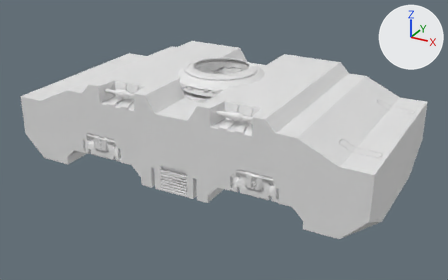
A saved change to the Blender file BasicSht/TutorialSht/31Mar2025.blend.
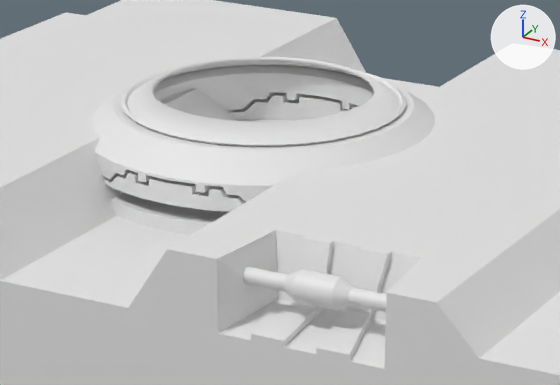
There are two pictures of each version: one whole from a 50 mm camera at (6.25, -11.25, 8.06) aimed at (0.17, -0.19, 2.53), one close up on the part from 35% to 66% of the width and 15% to 50% of the height. The lights are fixed; the arrows at upper right show +X, +Y and +Z.
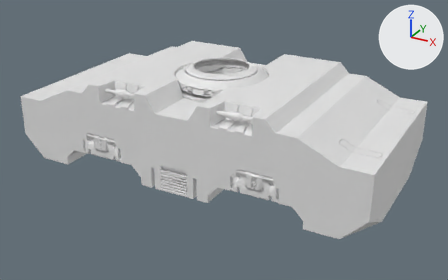
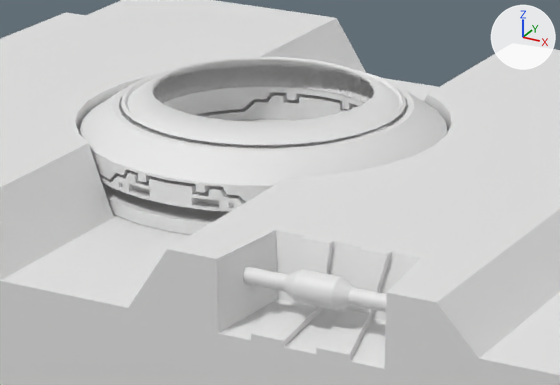
Changed parts and their boxes [x1, y1, x2, y2] in the close-ups (560 x 385 px):
'Cube_slice', modifiers changed: [0, 0, 560, 385] in both
'Cylinder.003', reshaped, modifiers changed (7% wider): before [92, 66, 435, 235]; after [79, 66, 447, 235]
'Cylinder.005', added: after [119, 66, 408, 148]
part 1 of me_cylinder_003, built on: [113, 66, 414, 150] in both

Patch to the scene script:
```diff
--- a/BasicSht/TutorialSht/31Mar2025.blend.py
+++ b/BasicSht/TutorialSht/31Mar2025.blend.py
@@ me_cylinder_003 @@
 # used by ob_cylinder_003; location = (0.0, 0.0, 3.871); scale = (2.0, 2.0, 1.4)
-me_cylinder_003.from_pydata(...)  # 320 vertices, 290 faces; spans x -0.5..0.5, y -0.5..0.5, z -0.15..0.15
+me_cylinder_003.from_pydata(...)  # 448 vertices, 418 faces; spans x -0.5..0.5, y -0.5..0.5, z -0.15..0.15
+# me_cylinder_003 part 1
+# 32 faces are deleted
+# 32 vertices in x -0.332..0.332, y -0.332..0.332, z 0.13 move by (0.0, 0.0, -0.056)
+# 32 vertices move from x -0.352..0.352, y -0.352..0.352, z 0.15 to x -0.393..0.393, y -0.393..0.393, z 0.15
+# 64 vertices are added at x -0.38..0.38, y -0.38..0.38, z 0.09..0.134
+# 36 new vertices lie (0.008, -0.004, -0.014) away from vertices in x -0.38..0.373, y -0.38..0.373, z 0.09..0.134
+# 13 new vertices lie (0.008, -0.003, -0.014) away from vertices in x -0.351..0.338, y -0.319..0.38, z 0.09..0.134
+# 9 new vertices lie (0.009, -0.004, -0.014) away from vertices in x -0.319..0.38, y -0.351..0.287, z 0.09..0.134
+# 6 new vertices lie (0.009, -0.003, -0.014) away from vertices in x -0.287..0.351, y -0.287..0.351, z 0.09..0.134
+# 160 new faces join them
@@ me_cube_011 @@
+me_cube_011.from_pydata([(-0.3476, -0.946, 3.8279), (-0.3476, -0.946, 3.8538), (-0.3387, -0.9216, 3.8279), (-0.3387, -0.9216, 3.8538), (-0.3232, -0.9549, 3.8279), (-0.3232, -0.9549, 3.8538), (-0.3143, -0.9305, 3.8279), (-0.3143, -0.9305, 3.8538)], [], [(0, 1, 3, 2), (2, 3, 7, 6), (6, 7, 5, 4), (4, 5, 1, 0), (2, 6, 4, 0), (7, 3, 1, 5)])
@@ ob_cube_slice @@
 _m = ob_cube_slice.modifiers.new('boolean_Cube.009', 'BOOLEAN')
 _m.solver = 'FLOAT'
+_m = ob_cube_slice.modifiers.new('boolean_Cylinder.006', 'BOOLEAN')
+_m.object = ob_cylinder_006
+_m.solver = 'FLOAT'
@@ ob_cylinder_003 @@
 _m = ob_cylinder_003.modifiers.new('boolean_Vert.004', 'BOOLEAN')
 _m.solver = 'FLOAT'
+_m = ob_cylinder_003.modifiers.new('boolean_Cube.010', 'BOOLEAN')
+_m.object = ob_cube_010
+_m.solver = 'FLOAT'
+_m = ob_cylinder_003.modifiers.new('boolean_Cube.011', 'BOOLEAN')
+_m.object = ob_cube_011
+_m.solver = 'FLOAT'
@@ ob_cube_011 @@
+ob_cube_011 = bpy.data.objects.new('Cube.011', me_cube_011)  # modifiers MIRROR
+ob_cube_011.parent = ob_cylinder_003
+ob_cube_011.location = (0.0, 0.0, 0.0)
@@ ob_cube_010 @@
+ob_cube_010 = bpy.data.objects.new('Cube.010', me_cube_008)  # a box spanning x -3.73..-1.73, y -14.64..-12.64, z 175.11..177.11; modifiers MIRROR
+ob_cube_010.parent = ob_cylinder_003
+ob_cube_010.location = (0.0, 0.0, 0.0)
+ob_cube_010.scale = (0.0727, 0.0727, 0.0218)
@@ ob_cylinder_006 @@
+ob_cylinder_006 = bpy.data.objects.new('Cylinder.006', me_cylinder_001.copy())  # the mesh of ob_cylinder_001
+ob_cylinder_006.parent = ob_cube_slice
+ob_cylinder_006.location = (0.0, 0.0, 4.679)
+ob_cylinder_006.scale = (1.02, 1.02, 1.02)
@@ ob_cylinder_005 @@
+ob_cylinder_005 = bpy.data.objects.new('Cylinder.005', me_cylinder_005)  # 1152 vertices, 1152 faces; spans x -0.393..0.393, y -0.393..0.393, z 0.074..0.15; modifiers WIREFRAME
+ob_cylinder_005.location = (0.0, 0.0, 3.871)
+ob_cylinder_005.scale = (2.0, 2.0, 1.4)
```
